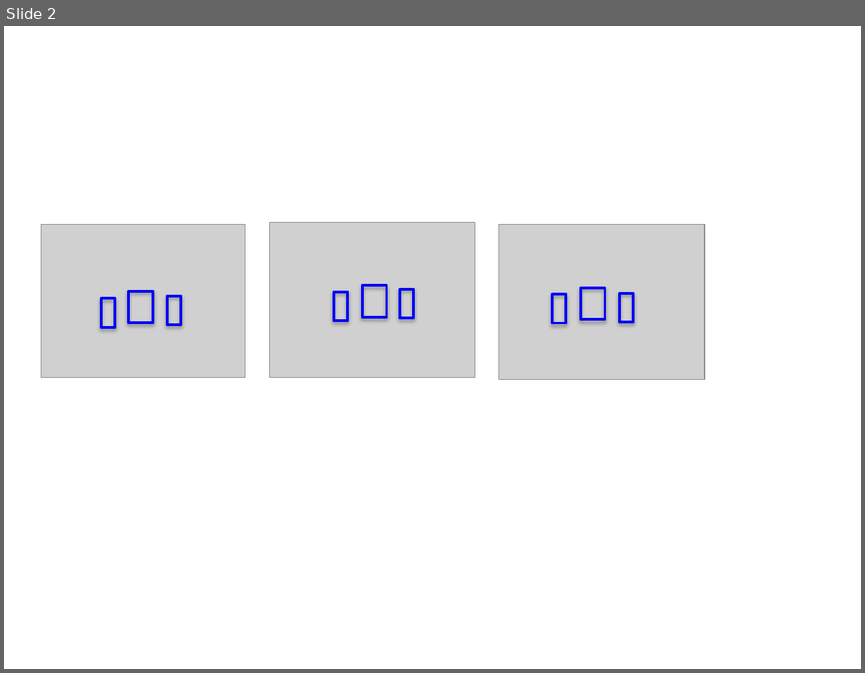
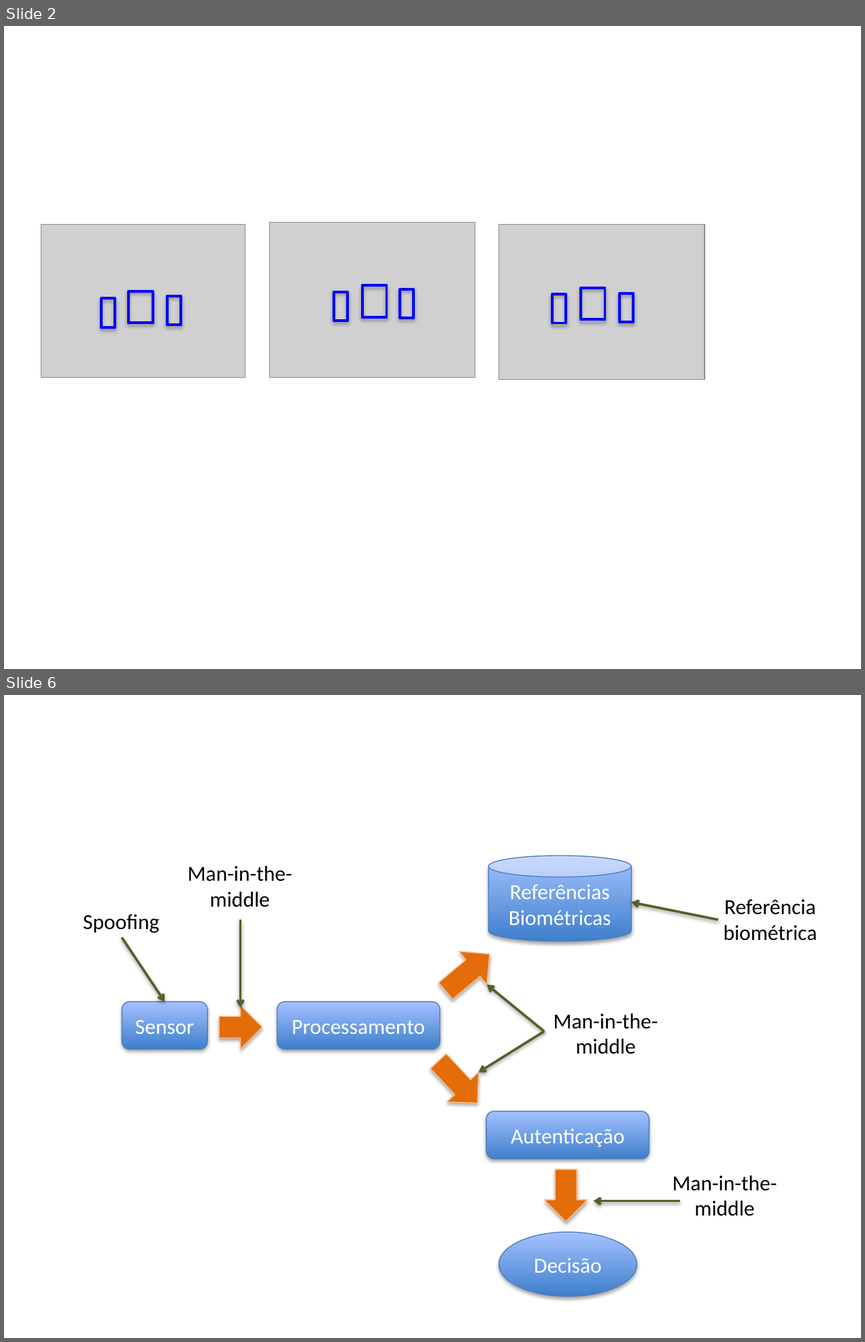
Before and after one commit to tiagofrepereira2012/masters_thesis, a slide deck: qualification/portuguese/images/source.pptx. Shown one above the other, each under a label of ours: slide 2 before the commit, slides 2 and 6 after it; the slides between them are not shown. The pictures are 865x673 and 865x1342 pixels, drawn with LibreOffice and Linux fonts; fonts in the diff are those of the drawing; grey boxes stand for pictures. Boxes give left, top, right and bottom in pixels: in the first picture for what was removed or moved away, otherwise in the second. Text is boxed around its words. In the diff, an @@ line names an element or a change of style, - is before the commit and + after.

```diff
--- a/qualification/portuguese/images/source.pptx
+++ b/qualification/portuguese/images/source.pptx
@@ slide 6 added at box(4, 695, 861, 1338), background #FFFFFF @@
@@ cylinder added at box(488, 855, 631, 941), fill gradient #3F80CE to #A4C4FF, outline #4B7EBC 0.75 pt, 18 pt, text #FFFFFF @@
+Referências
+Biométricas
@@ text added at box(188, 866, 292, 907), 18 pt, text #000000 @@
+Man-in-the-
+middle
@@ text added at box(83, 914, 159, 933), 18 pt, text #000000 @@
+Spoofing
@@ arrow added from (718, 919) to (631, 902), #4F6228 2 pt @@
@@ text added at box(723, 899, 817, 940), 18 pt, text #000000 @@
+Referência
+biométrica
@@ arrow added from (122, 938) to (165, 1002), #4F6228 2 pt @@
@@ arrow added from (241, 919) to (241, 1008), #4F6228 2 pt @@
@@ right arrow added at box(432, 937, 504, 1007), fill #E46C0A, outline #FAC090 0.75 pt @@
@@ arrow added from (544, 1031) to (487, 985), #4F6228 2 pt @@
@@ rounded rectangle added at box(122, 1002, 208, 1050), fill gradient #3F80CE to #A4C4FF, outline #4B7EBC 0.75 pt, 18 pt, text #FFFFFF @@
+Sensor
@@ right arrow added at box(219, 1005, 262, 1049), fill #E46C0A, outline #FAC090 0.75 pt @@
@@ rounded rectangle added at box(277, 1002, 440, 1050), fill gradient #3F80CE to #A4C4FF, outline #4B7EBC 0.75 pt, 18 pt, text #FFFFFF @@
+Processamento
@@ text added at box(553, 1013, 658, 1054), 18 pt, text #000000 @@
+Man-in-the-
+middle
@@ arrow added from (544, 1031) to (479, 1072), #4F6228 2 pt @@
@@ right arrow added at box(422, 1046, 493, 1118), fill #E46C0A, outline #FAC090 0.75 pt @@
@@ rounded rectangle added at box(486, 1110, 649, 1159), fill gradient #3F80CE to #A4C4FF, outline #4B7EBC 0.75 pt, 18 pt, text #FFFFFF @@
+Autenticação
@@ right arrow added at box(544, 1169, 587, 1221), fill #E46C0A, outline #FAC090 0.75 pt @@
@@ text added at box(672, 1175, 777, 1216), 18 pt, text #000000 @@
+Man-in-the-
+middle
@@ arrow added from (680, 1200) to (594, 1200), #4F6228 2 pt @@
@@ ellipse added at box(498, 1232, 636, 1295), fill gradient #3F80CE to #A4C4FF, outline #4B7EBC 0.75 pt, 18 pt, text #FFFFFF @@
+Decisão
```
Also in this commit, not shown: 1 slide changed, 3 other slides added, 10 other files.
